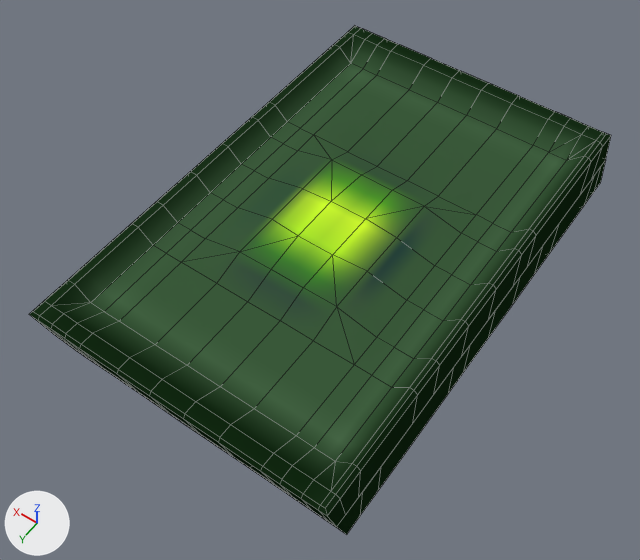
One commit to the Blender file Assets/Models/a_rubber.blend: the scene before it, then after it.
Both versions are drawn from a 50 mm camera at (-0.138, 0.212, 0.322) aimed at (0.003, 0.015, 0.012). The lights are fixed; the arrows at lower left show +X, +Y and +Z. Mesh edges are drawn as thin lines. The same objects are shown in both versions, whatever each file hides.
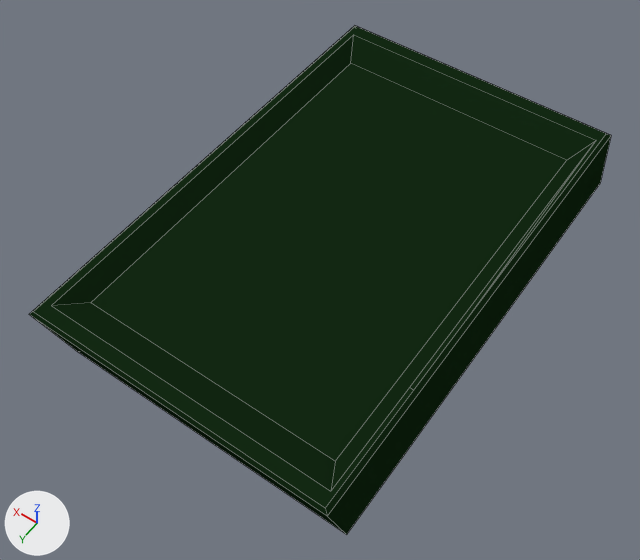
Where the change shows, as pixel boxes (x1, y1, x2, y2) in the pictures (640 x 560 px):
part 1 of me_cube_002, deleted (green): before (29, 26, 611, 534)

What the commit changed:
me_cube_002 is used by ob_cube; location (0.0, 0.0, 0.0).
me_cube_002 had 500 vertices, 504 faces and spanned x -0.07..0.07, y -0.123..0.114, z 0.0..0.046.
me_cube_002 now has 37 vertices, 26 faces and spans x -0.07..0.07, y -0.123..0.114, z 0.0..0.046.
me_cube_002 part 1: 463 vertices removed from x -0.07..0.07, y -0.123..0.114, z 0.0..0.046.
